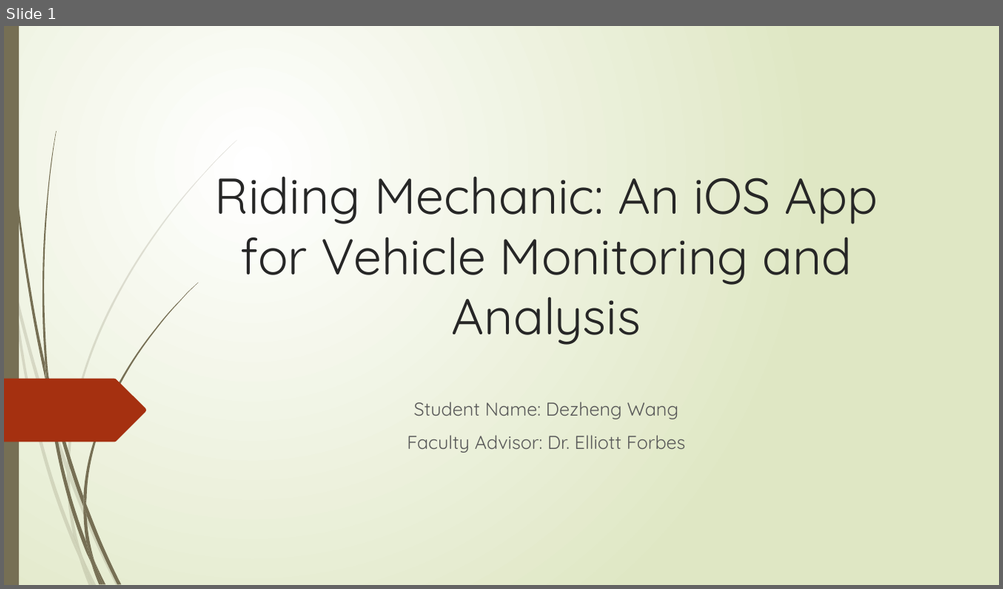
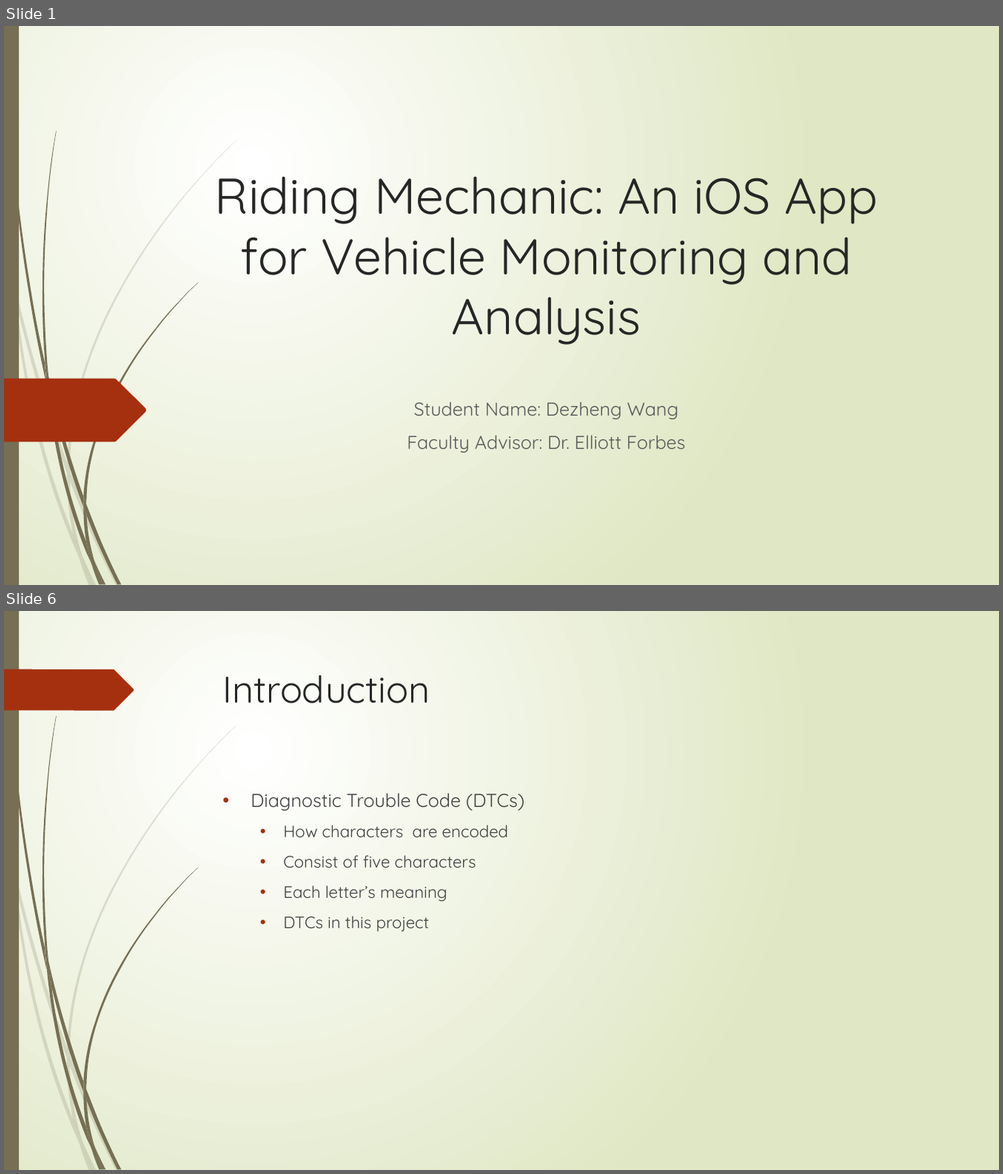
Before and after one commit to wangdezheng/RidingMechanic, a slide deck: Dezheng_Presentation.pptx. Shown one above the other, each under a label of ours: slide 1 before the commit, slides 1 and 6 after it; the slides between them are not shown. The pictures are 1003x589 and 1003x1174 pixels, drawn with LibreOffice and Linux fonts; fonts in the diff are those of the drawing. Boxes give left, top, right and bottom in pixels: in the first picture for what was removed or moved away, otherwise in the second. Text is boxed around its words. In the diff, an @@ line names an element or a change of style, - is before the commit and + after.

```diff
--- a/Dezheng_Presentation.pptx
+++ b/Dezheng_Presentation.pptx
@@ slide 6 added at [4, 611, 999, 1170], background gradient #FFFFFF to #DFE8C4; not listed: 23 template elements that a slide beside it also shows @@
@@ freeform shape added at [4, 669, 134, 710], fill #A53010 @@
@@ title added at [223, 675, 430, 703], 36 pt, text #262626 @@
+Introduction
@@ text added at [250, 793, 524, 932], 16 pt, text #404040 @@
+• Diagnostic Trouble Code (DTCs)
+  • How characters are encoded
+  • Consist of five characters
+  • Each letter’s meaning
+  • DTCs in this project
```
Also in this commit, not shown: 13 slides changed, 8 other slides added, 7 slides removed, 1 other file.
